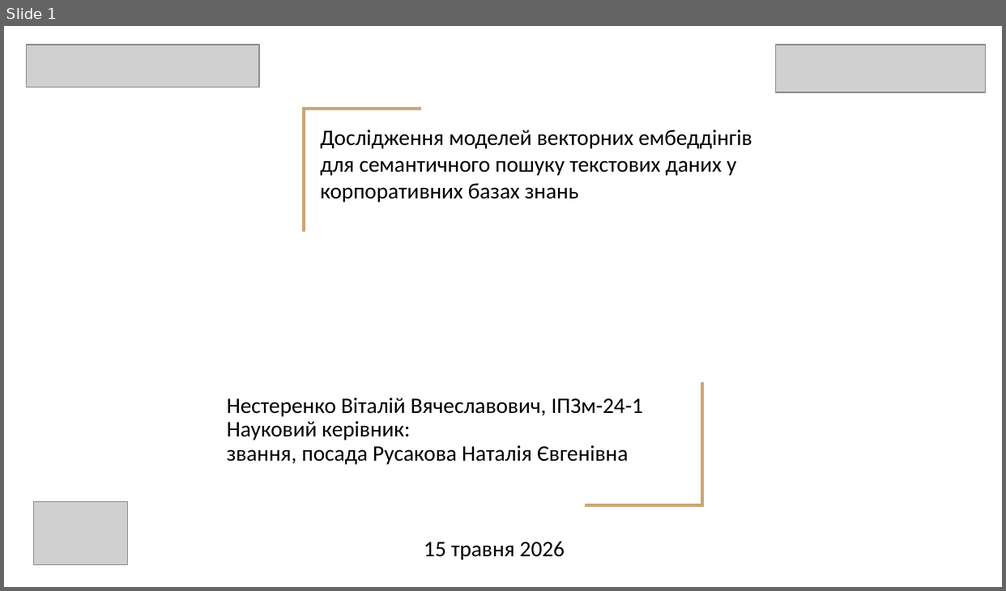
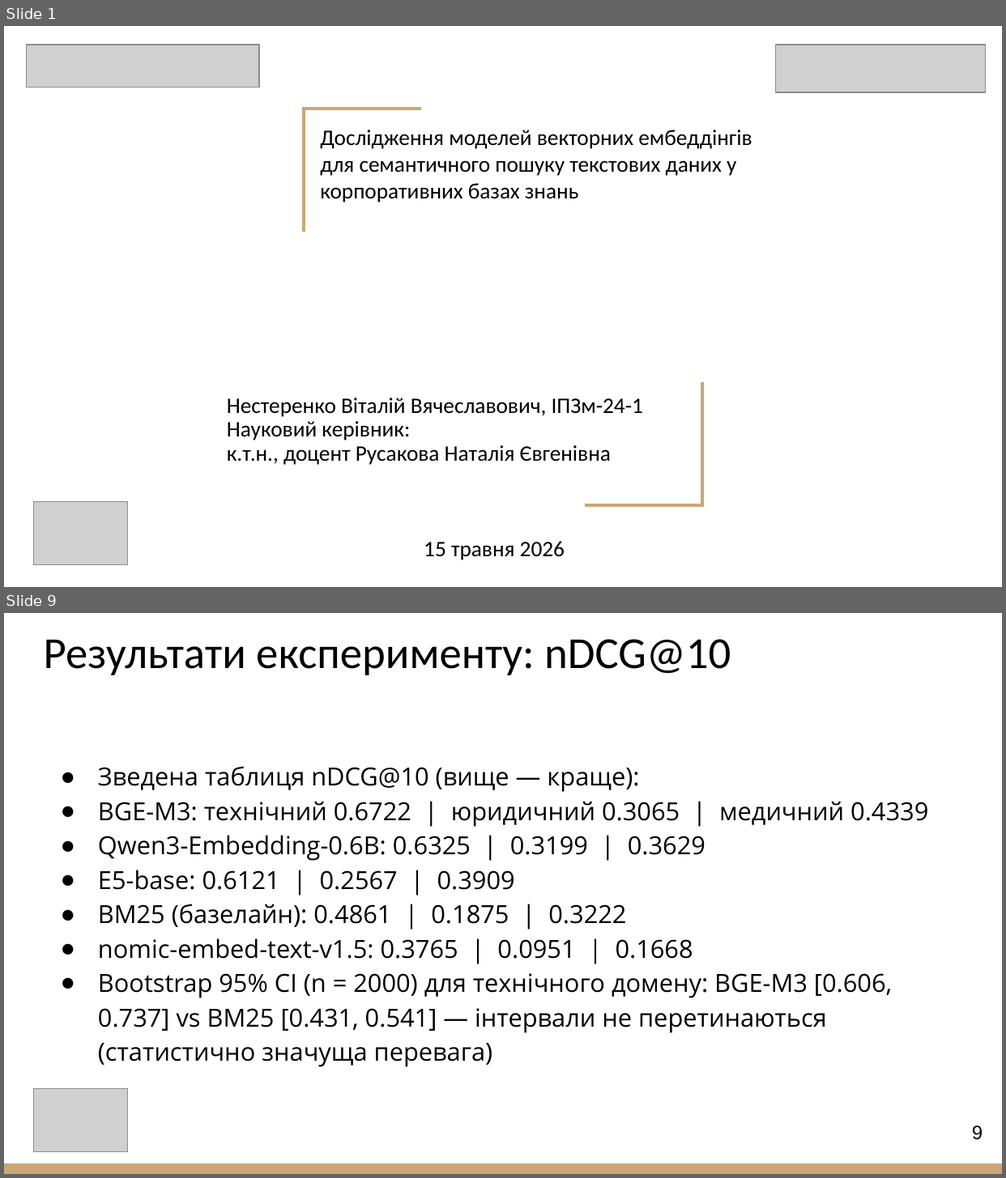
Before and after one commit to vitaliinnest/kb-semantic-search-benchmark, a slide deck: Nesterenko_Presentation.pptx. Shown one above the other, each under a label of ours: slide 1 before the commit, slides 1 and 9 after it; the slides between them are not shown. The pictures are 1006x591 and 1006x1178 pixels, drawn with LibreOffice and Linux fonts; fonts in the diff are those of the drawing; grey boxes stand for pictures. Boxes give left, top, right and bottom in pixels: in the first picture for what was removed or moved away, otherwise in the second. Text is boxed around its words. In the diff, an @@ line names an element or a change of style, - is before the commit and + after.

```diff
--- a/Nesterenko_Presentation.pptx
+++ b/Nesterenko_Presentation.pptx
@@ slide 9 added at [4,613,1002,1174], background #FFFFFF @@
@@ title added at [44,639,731,675], 32 pt, text #000000 @@
+Результати експерименту: nDCG@10
@@ text added at [98,766,928,1067], 18 pt, text #000000 @@
+● Зведена таблиця nDCG@10 (вище — краще):
+● BGE-M3: технічний 0.6722 | юридичний 0.3065 | медичний 0.4339
+● Qwen3-Embedding-0.6B: 0.6325 | 0.3199 | 0.3629
+● E5-base: 0.6121 | 0.2567 | 0.3909
+● BM25 (базелайн): 0.4861 | 0.1875 | 0.3222
+● nomic-embed-text-v1.5: 0.3765 | 0.0951 | 0.1668
+● Bootstrap 95% CI (n = 2000) для технічного домену: BGE-M3 [0.606, 0.737] vs BM25 [0.431, 0.541] — інтервали не перетинаються (статистично значуща перевага)
@@ picture added at [33,1089,127,1153] @@
@@ page number added at [972,1126,982,1140], 14 pt, text #000000 @@
+9
@@ rectangle added at [4,1164,1002,1174], fill #CCA677 @@
@@ slide 1 changed as well @@
@@ subtitle at [227,446,611,465]: text changed @@
-звання, посада Русакова Наталія Євгенівна
+к.т.н., доцент Русакова Наталія Євгенівна
```
Also in this commit, not shown: 2 other slides changed, 8 other slides added, 9 slides removed, 1 other file.
